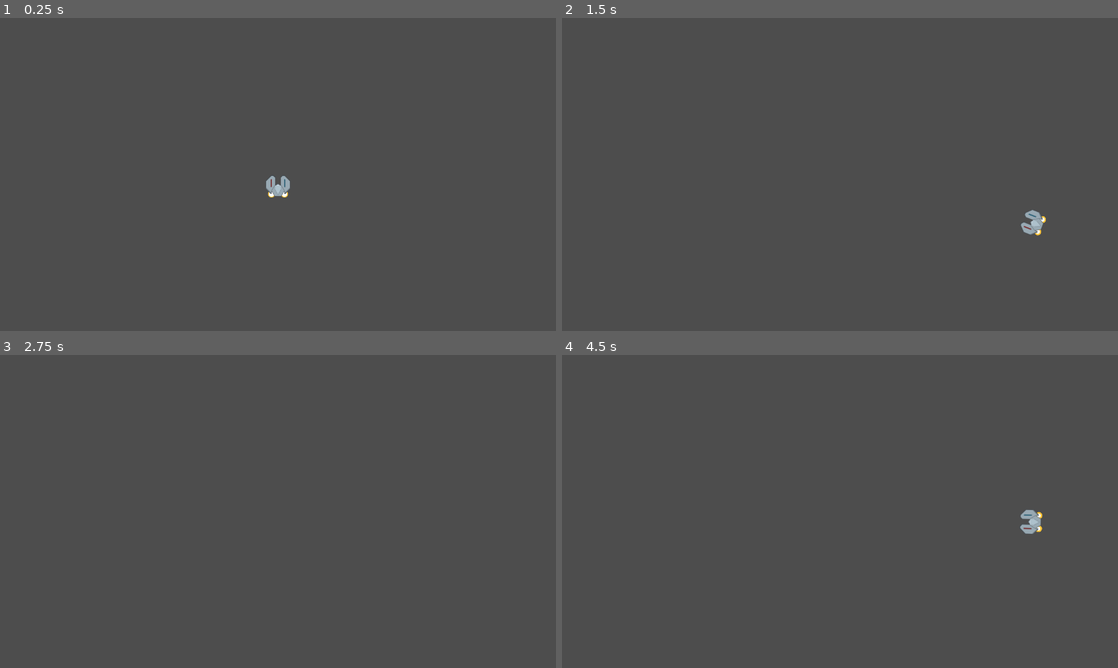
Above: before the commit, frames 1-4 (two rows, left to right).
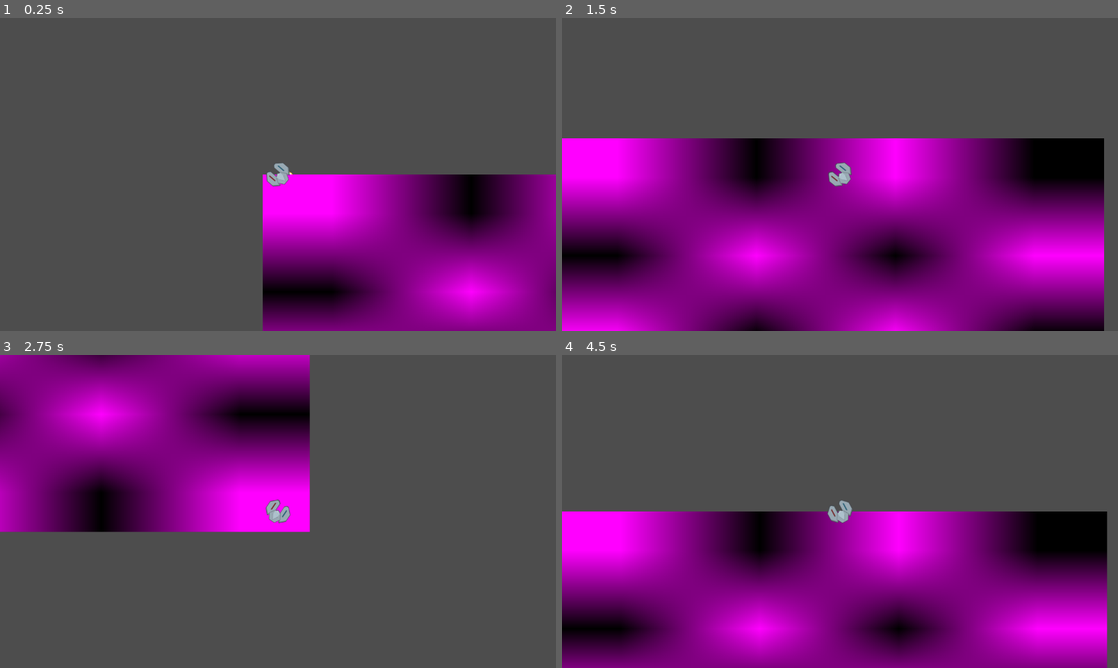
Above: after the commit, the same moments.

Repository: Koronato/RTS-12th
Game: Godot game, scene res://scenes/world/world.tscn
Two runs of this game, one before a commit and one after it. Both use one fixed random seed, a clock stepped at 60 frames per second and the inputs below. The project has no main scene, so this scene is started directly.
Inputs (mouse positions are in pixels of both pictures, inside the frame that each line leads up to):
- Up to frame 1 (0.25 s): no input
- Up to frame 2 (1.5 s): tap Enter at 0.5 s; move the mouse to (962, 158) at 0.52 s; hold D (player_right) 0.53-1.28 s; move the mouse to (728, 190) at 1.27 s; hold S (player_back) from 1.28 s (still down)
- Up to frame 3 (2.75 s): move the mouse to (333, 442) at 2.02 s; release S (player_back) at 2.03 s; hold D (player_right) from 2.03 s (still down)
- Up to frame 4 (4.5 s): move the mouse to (812, 574) at 2.77 s; release D (player_right) at 2.78 s; hold W (player_forward) 2.78-3.53 s; move the mouse to (1006, 558) at 3.52 s; hold A (player_left) from 3.53 s (still down); move the mouse to (673, 464) at 4.27 s

The runs differ from the first frame. In frame 1, 26% of the frame differs, in the area x 47-100%, y 46-100%; in frame 2, 60%, in the area x 0-98%, y 38-100%; in frame 3, 32%; in frame 4, 49%.

Commit message:
给玩家上物理

Diff:
--- a/scenes/world/world.tscn
+++ b/scenes/world/world.tscn
@@ -1,8 +1,34 @@
 [gd_scene format=3 uid="uid://525sleynswan"]
 
 [ext_resource type="PackedScene" uid="uid://ci0ccqxdtos2s" path="res://units/player/player.tscn" id="1_dphjl"]
+[ext_resource type="Script" uid="uid://bwwq8arm1f8mg" path="res://scripts/world/WorldGen.gd" id="1_sl2e5"]
+
+[sub_resource type="NoiseTexture2D" id="NoiseTexture2D_fajd5"]
+
+[sub_resource type="WorldBoundaryShape2D" id="WorldBoundaryShape2D_fajd5"]
 
 [node name="World" type="Node2D" unique_id=1012830368]
 
-[node name="Node2D" parent="." unique_id=1587485361 instance=ExtResource("1_dphjl")]
-position = Vector2(640, 384)
+[node name="WorldGenerator" type="Node" parent="." unique_id=1133837162]
+unique_name_in_owner = true
+script = ExtResource("1_sl2e5")
+metadata/_custom_type_script = "uid://bwwq8arm1f8mg"
+
+[node name="background" type="TextureRect" parent="." unique_id=1668544873]
+offset_right = 1280.0
+offset_bottom = 720.0
+texture = SubResource("NoiseTexture2D_fajd5")
+
+[node name="player" parent="." unique_id=1587485361 node_paths=PackedStringArray("camera") instance=ExtResource("1_dphjl")]
+unique_name_in_owner = true
+camera = NodePath("PlayerCamera")
+
+[node name="PlayerCamera" type="Camera2D" parent="player" unique_id=1939516820]
+unique_name_in_owner = true
+
+[node name="StaticBody2D" type="StaticBody2D" parent="." unique_id=444638797]
+rotation = 1.5707964
+
+[node name="CollisionShape2D" type="CollisionShape2D" parent="StaticBody2D" unique_id=1595349387]
+position = Vector2(152, -7.6293945e-06)
+shape = SubResource("WorldBoundaryShape2D_fajd5")
--- a/units/player/player.gd
+++ b/units/player/player.gd
@@ -1,7 +1,9 @@
-extends Sprite2D
+extends CharacterBody2D
 
-@export var MaxSpeed : float = 10
+@export var speed : float = 100
+@export var MaxSpeed : float = 1200
 @export var friction : float = 0.9
+@export var camera : Camera2D
 
 var ix : float = 0.0
 var iy : float = 0.0
@@ -11,13 +13,13 @@
 	#---玩家移动---#
 	#判定输入
 	if Input.is_action_pressed("player_forward"):
-		iy -= 2
+		iy -= speed
 	if Input.is_action_pressed("player_back"):
-		iy += 2
+		iy += speed
 	if Input.is_action_pressed("player_right"):
-		ix += 2
+		ix += speed
 	if Input.is_action_pressed("player_left"):
-		ix -= 2
+		ix -= speed
 	#限制范围
 	ix = clampf(ix,-1*MaxSpeed,MaxSpeed)
 	iy = clampf(iy,-1*MaxSpeed,MaxSpeed)
@@ -30,9 +32,18 @@
 	if iy < 0.001 and iy > -0.001:
 		iy = 0
 	#加上
-	self.position += Vector2(ix,iy)
+	self.velocity = Vector2(ix,iy)
+	move_and_slide()
 
 	#---方向判断---
-	var mouse_point = get_viewport().get_mouse_position()
-	var face_r = (mouse_point - self.global_position).angle() + PI/2
-	self.global_rotation = lerp_angle(self.global_rotation,face_r,0.1)
+	var face_r : float = 0
+	if camera: #当有camera时
+		if get_viewport().get_visible_rect().has_point(get_viewport().get_mouse_position()):
+			var mouse_point = camera.get_global_mouse_position()
+			face_r = (mouse_point - self.global_position).angle() + PI/2
+			self.global_rotation = lerp_angle(self.global_rotation,face_r,0.1)
+	else:     #无camera时
+		if get_viewport().get_visible_rect().has_point(get_viewport().get_mouse_position()):
+			var mouse_point = get_viewport().get_mouse_position()
+			face_r = (mouse_point - self.global_position).angle() + PI/2
+			self.global_rotation = lerp_angle(self.global_rotation,face_r,0.1)
--- a/units/player/player.tscn
+++ b/units/player/player.tscn
@@ -4,9 +4,15 @@
 [ext_resource type="Script" uid="uid://bg45ncwnn2amb" path="res://units/player/player.gd" id="2_6aur8"]
 [ext_resource type="PackedScene" uid="uid://bwm0skyuaehbc" path="res://units/public/fire_common/fire_common.tscn" id="2_wvplw"]
 
-[node name="Node2D" type="Sprite2D" unique_id=1587485361]
+[sub_resource type="CircleShape2D" id="CircleShape2D_fajd5"]
+radius = 35.057095
+
+[node name="Node2D" type="CharacterBody2D" unique_id=306415305]
+motion_mode = 1
+script = ExtResource("2_6aur8")
+
+[node name="body" type="Sprite2D" parent="." unique_id=963731507]
 texture = ExtResource("1_ylfgq")
-script = ExtResource("2_6aur8")
 
 [node name="fire_r" parent="." unique_id=1787141429 instance=ExtResource("2_wvplw")]
 z_index = -1
@@ -17,3 +23,6 @@
 z_index = -1
 position = Vector2(-15, 21)
 scale = Vector2(0.25, 0.25)
+
+[node name="CollisionShape2D" type="CollisionShape2D" parent="." unique_id=1793054805]
+shape = SubResource("CircleShape2D_fajd5")
